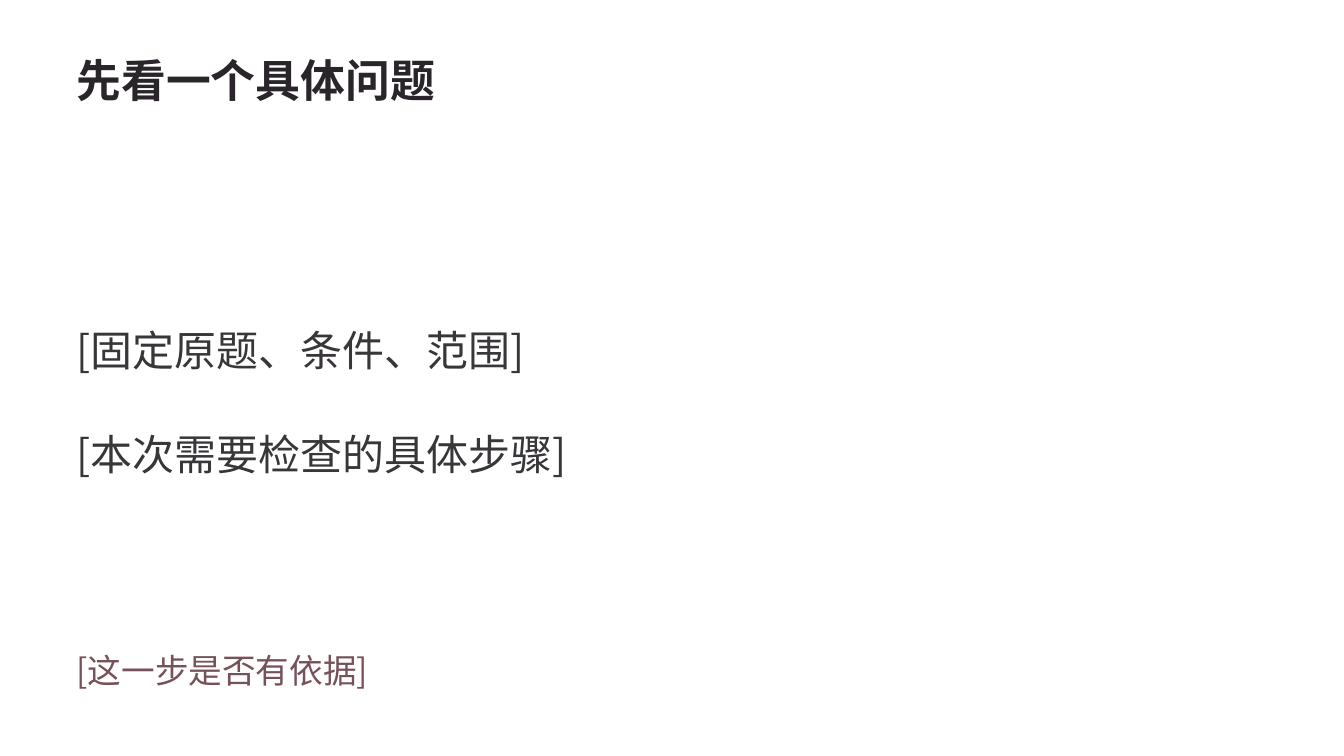
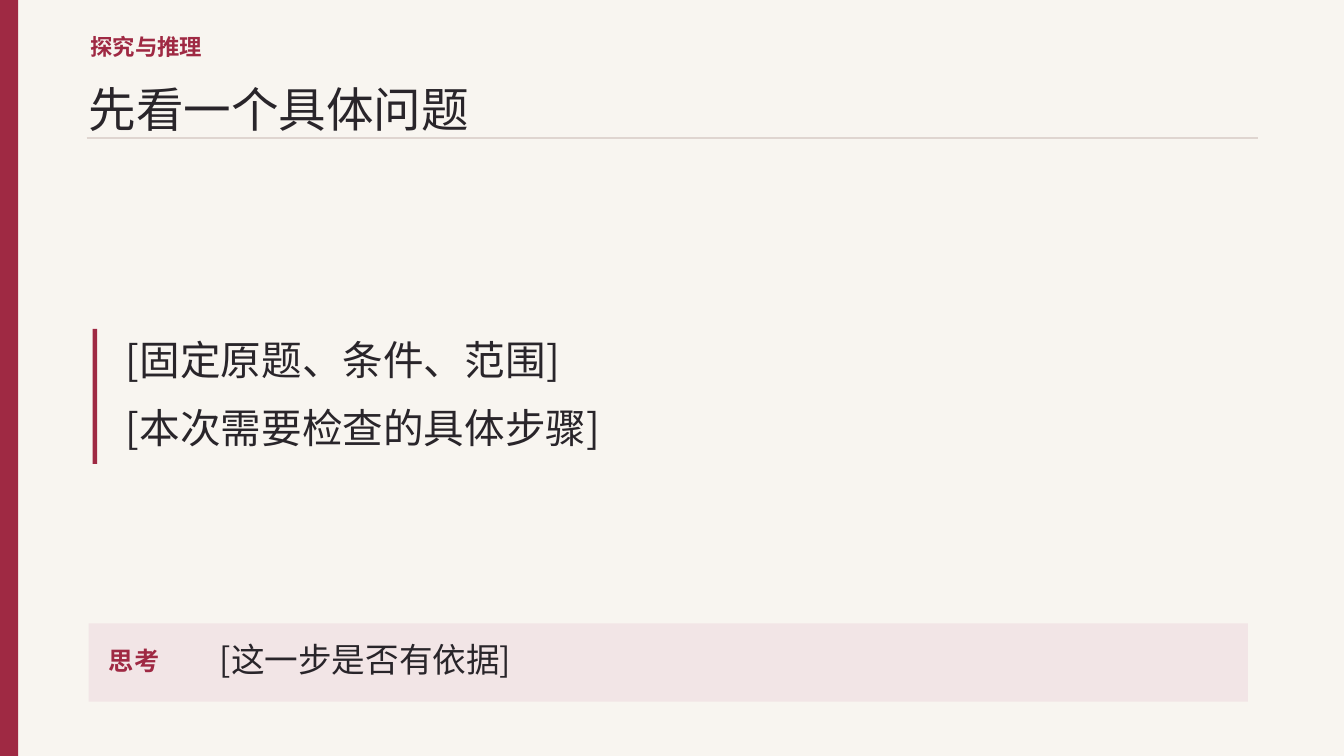
Before and after one commit to jrhhhh/math-homework-agent, a slide deck: slide 2 of lesson-materials-builder/assets/templates/review-lesson.pptx. Drawn at 1344x756 pixels with LibreOffice and Linux fonts; fonts in the diff are those of the drawing. Boxes give left, top, right and bottom in pixels: in the first picture for what was removed or moved away, otherwise in the second. Text is boxed around its words. In the diff, an @@ line names an element or a change of style, - is before the commit and + after.

```diff
--- a/lesson-materials-builder/assets/templates/review-lesson.pptx
+++ b/lesson-materials-builder/assets/templates/review-lesson.pptx
@@ background #FFFFFF to #F8F5F0 @@
@@ rectangle added at (0, 0, 18, 756), fill #9F2943 @@
@@ text added at (91, 36, 203, 57), 16 pt, text #9F2943, bold @@
+探究与推理
@@ text "先看一个具体问题": place and size @@
-text "先看一个具体问题" at (77, 59, 436, 101)
+text "先看一个具体问题" at (89, 87, 469, 131)
@@ text "先看一个具体问题" at (89, 87, 469, 131): size 32 to 34 pt, bold off; line spacing 1 to 45.9pt; more space between paragraphs; vertical alignment middle to top @@
@@ line added from (87, 138) to (1258, 138), #DFD5D0 1.2 pt @@
@@ rectangle added at (93, 329, 97, 464), fill #9F2943 @@
@@ text "[固定原题、条件、范围]": place and size @@
-text "[固定原题、条件、范围]" at (77, 330, 567, 477)
+text "[固定原题、条件、范围]" at (126, 341, 601, 450)
@@ text "[固定原题、条件、范围]" at (126, 341, 601, 450): size 30 to 29 pt, text colour #39363A to #29252A; line spacing 48pt to 39.1pt; less space between paragraphs @@
@@ rectangle added at (89, 623, 1248, 702), fill #F2E5E6 @@
@@ text added at (109, 648, 159, 672), 18 pt, text #9F2943, bold @@
+思考
@@ text "[这一步是否有依据]": place and size @@
-text "[这一步是否有依据]" at (77, 654, 368, 689)
+text "[这一步是否有依据]" at (220, 643, 511, 678)
@@ text "[这一步是否有依据]" at (220, 643, 511, 678): text colour #76515A to #29252A; line spacing 33.8pt to 32.4pt; more space between paragraphs; vertical alignment middle to top @@
```
Also in this commit, not shown: 10 other slides changed, 24 other files.
